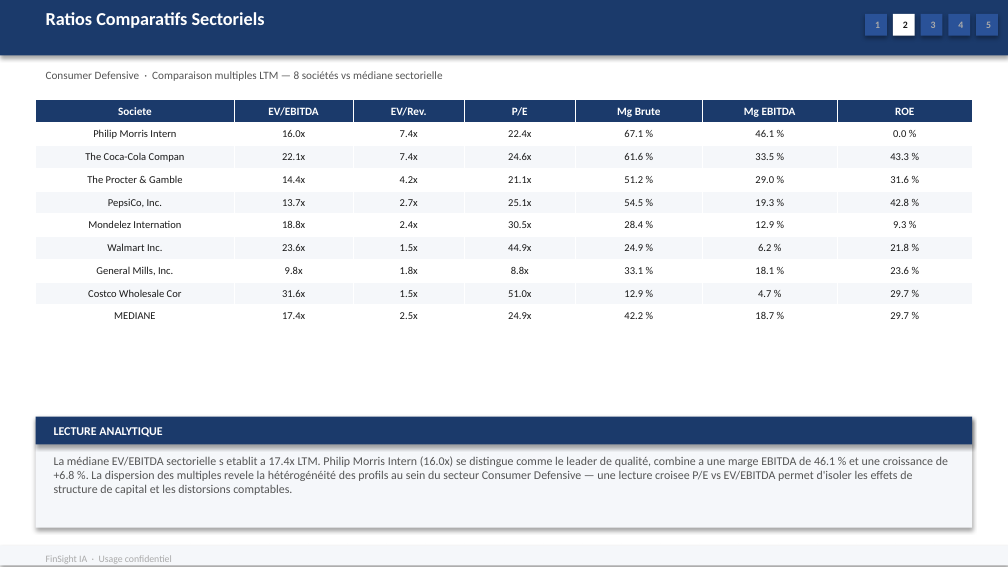
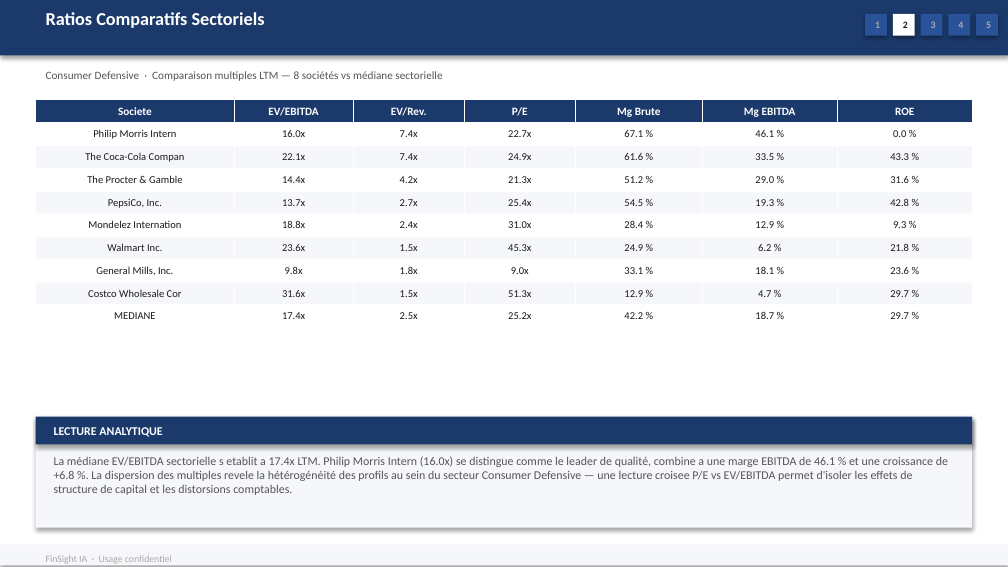
Before and after one commit to baptistejeh07-art/finsight-ia, a slide deck: slide 6 of preview/secteur_Consumer_Defensive_S&P_500/secteur_Consumer_Defensive_S&P_500.pptx. Drawn at 1008x567 pixels with LibreOffice and Linux fonts; fonts in the diff are those of the drawing. Boxes give left, top, right and bottom in pixels: in the first picture for what was removed or moved away, otherwise in the second. Text is boxed around its words. In the diff, an @@ line names an element or a change of style, - is before the commit and + after.

```diff
--- a/preview/secteur_Consumer_Defensive_S&P_500/secteur_Consumer_Defensive_S&P_500.pptx
+++ b/preview/secteur_Consumer_Defensive_S&P_500/secteur_Consumer_Defensive_S&P_500.pptx
@@ table at <box>35,99,972,323</box> @@
-row 2, column 4: 22.4x
+row 2, column 4: 22.7x
-row 3, column 4: 24.6x
+row 3, column 4: 24.9x
-row 4, column 4: 21.1x
+row 4, column 4: 21.3x
-row 5, column 4: 25.1x
+row 5, column 4: 25.4x
-row 6, column 4: 30.5x
+row 6, column 4: 31.0x
-row 7, column 4: 44.9x
+row 7, column 4: 45.3x
-row 8, column 4: 8.8x
+row 8, column 4: 9.0x
-row 9, column 4: 51.0x
+row 9, column 4: 51.3x
-row 10, column 4: 24.9x
+row 10, column 4: 25.2x
```
Also in this commit, not shown: 3 other slides changed, 1 other file.
